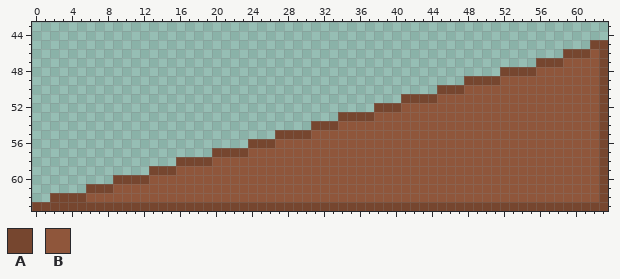
Edited in one commit: pixel-art file (Acesprite/Obstacles/Kickers/Low.aseprite). Above, as it was before the edit.
64x64 pixels, 1 frame. Shown: x 0..63, y 43..63.
Palette (. is transparent): A #76462f  B #8f563b
New version:
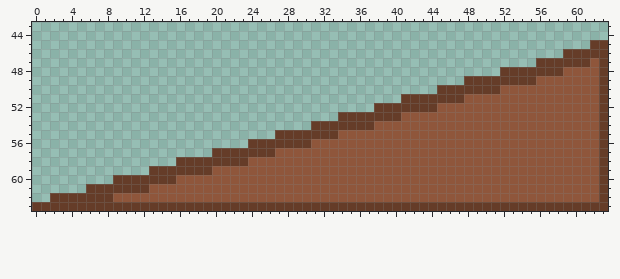
Change:
colour A: #76462f -> #653c28
Changed rows in their new state; - is a pixel that keeps its letter.
first column x 6:
46 --------------------------------------------------------A
47 -----------------------------------------------------AAA-
48 --------------------------------------------------AAA----
49 ----------------------------------------------AAAA-------
50 ------------------------------------------AAAA-----------
51 ---------------------------------------AAA---------------
52 -----------------------------------AAAA------------------
53 --------------------------------AAA----------------------
54 ----------------------------AAAA-------------------------
55 -------------------------AAA-----------------------------
56 ---------------------AAAA--------------------------------
57 ------------------AAA------------------------------------
58 --------------AAAA---------------------------------------
59 ----------AAAA-------------------------------------------
60 -------AAA-----------------------------------------------
61 ---AAAA--------------------------------------------------
62 AAA------------------------------------------------------
Boxes around the changes in both pictures, in picture pixels (x1, y1, x2, y2):
changed: (32, 40, 608, 211)
